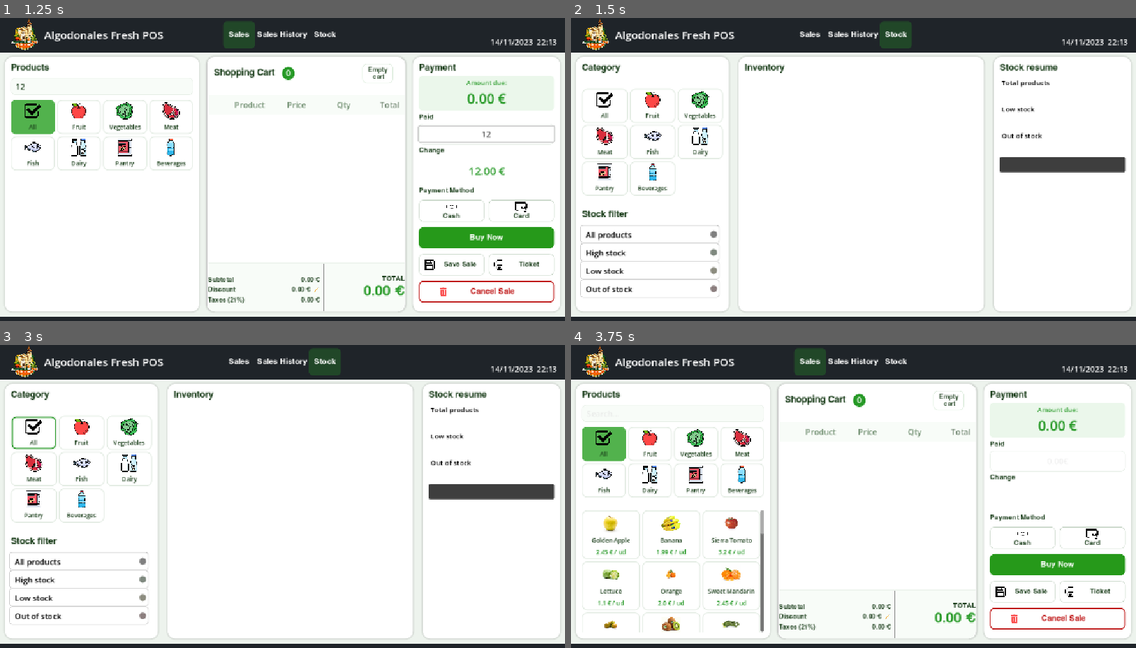
Above: before the commit, frames 1-4 (two rows, left to right).
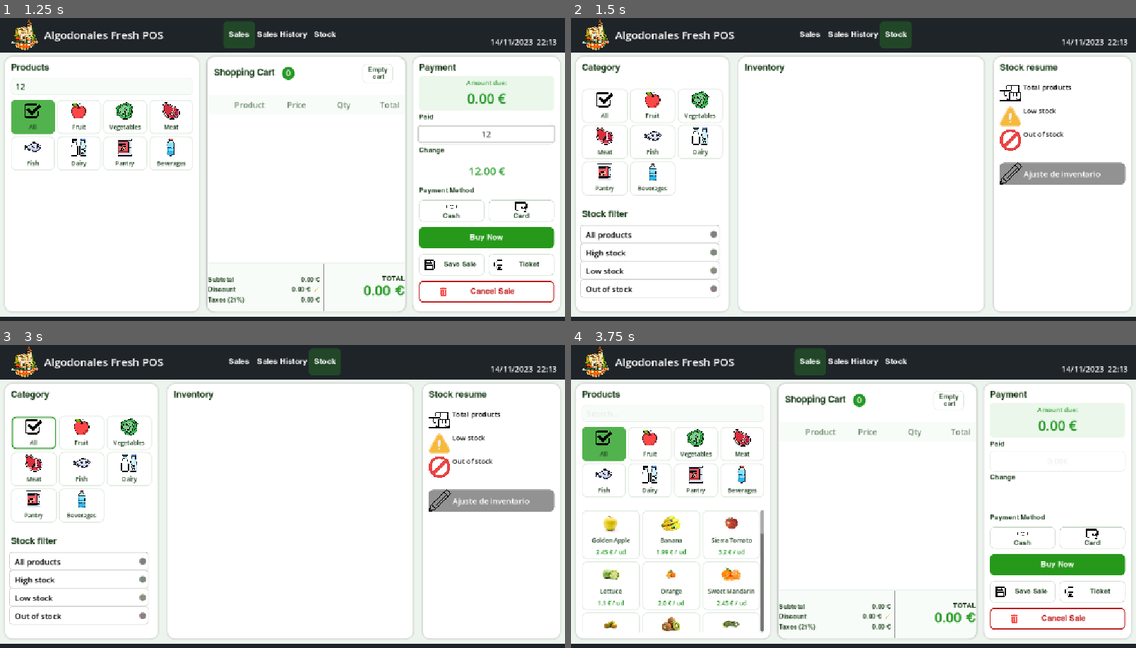
Above: after the commit, the same moments.

Repository: fersaezl/Algodonales-Fresh-POS
Game: Godot game, scene res://Scenes/MainPos.tscn
Two runs of this game, one before a commit and one after it. Both use one fixed random seed, a clock stepped at 60 frames per second and the inputs below. The project has no main scene, so this scene is started directly.
Inputs (mouse positions are in pixels of both pictures, inside the frame that each line leads up to):
- Up to frame 1 (1.25 s): click (101, 87) at 0.52 s; type "12" at 0.6 s; click (485, 133) at 0.75 s; type "12" at 0.83 s
- Up to frame 2 (1.5 s): click "Stock" at 1.25 s
- Up to frame 3 (3 s): click "Stock" at 2 s; click (33, 432) at 2.77 s
- Up to frame 4 (3.75 s): click "Sales" at 3.5 s

Frame 1 is identical in both runs. In frame 2, 2.7% of the frame differs, in the area x 75-99%, y 20-56%; in frame 3, 2.7%; in frame 4, nothing differs.

Commit message:
Improve stock scene

Diff:
--- /dev/null
+++ b/Scenes/Button/StockButton.tres
@@ -0,0 +1,9 @@
+[gd_resource type="StyleBoxFlat" format=3 uid="uid://dtqxvf8x7sno3"]
+
+[resource]
+bg_color = Color(0.5705783, 0.57057834, 0.57057834, 1)
+border_color = Color(0.14901961, 0.6, 0.14901961, 1)
+corner_radius_top_left = 10
+corner_radius_top_right = 10
+corner_radius_bottom_right = 10
+corner_radius_bottom_left = 10
--- a/Scenes/Stock.tscn
+++ b/Scenes/Stock.tscn
@@ -4,6 +4,11 @@
 [ext_resource type="Texture2D" uid="uid://ba5yhahsdga5a" path="res://Assets/Logo/Logo AF.png" id="2_qjxx2"]
 [ext_resource type="FontFile" uid="uid://qjmd2hn4xs13" path="res://Assets/Fonts/Helvetica-Bold.ttf" id="3_6fb2v"]
 [ext_resource type="StyleBox" uid="uid://ybnnvvndfs1f" path="res://Scenes/Button/new_style_box_flat.tres" id="4_cpvl2"]
+[ext_resource type="Texture2D" uid="uid://bo12t0nb087i3" path="res://Assets/Icons/paquete-o-empaquetar.png" id="5_qjxx2"]
+[ext_resource type="Texture2D" uid="uid://bs3iu6hu5fydx" path="res://Assets/Icons/advertencia.png" id="6_vooxp"]
+[ext_resource type="Texture2D" uid="uid://rq8v8306l7ur" path="res://Assets/Icons/prohibido.png" id="7_oxptv"]
+[ext_resource type="StyleBox" uid="uid://dtqxvf8x7sno3" path="res://Scenes/Button/StockButton.tres" id="8_oxptv"]
+[ext_resource type="Texture2D" uid="uid://cph2xkvlyxevy" path="res://Assets/Icons/lapiz.png" id="9_i2467"]
 
 [sub_resource type="StyleBoxFlat" id="StyleBoxFlat_cpvl2"]
 bg_color = Color(0.12156863, 0.14117648, 0.16078432, 1)
@@ -43,6 +48,18 @@
 corner_radius_bottom_left = 16
 shadow_color = Color(0, 0, 0, 0.11764706)
 shadow_size = 4
+
+[sub_resource type="StyleBoxFlat" id="StyleBoxFlat_i2467"]
+bg_color = Color(0.5686275, 0.5686275, 0.5686275, 1)
+border_width_left = 2
+border_width_top = 2
+border_width_right = 2
+border_width_bottom = 2
+border_color = Color(0.14901961, 0.6, 0.14901961, 1)
+corner_radius_top_left = 10
+corner_radius_top_right = 10
+corner_radius_bottom_right = 10
+corner_radius_bottom_left = 10
 
 [sub_resource type="StyleBoxFlat" id="StyleBoxFlat_p6x7q"]
 bg_color = Color(0.12156863, 0.14117648, 0.16078432, 1)
@@ -404,77 +421,108 @@
 theme_override_font_sizes/font_size = 18
 text = "Stock resume"
 
-[node name="TotalProducts" type="HBoxContainer" parent="MarginContainer/MainLayout/MarginContainer/Content/StockPanel/MarginContainer/VBoxContainer" unique_id=1996386804]
-layout_mode = 2
-
-[node name="TextureRect" type="TextureRect" parent="MarginContainer/MainLayout/MarginContainer/Content/StockPanel/MarginContainer/VBoxContainer/TotalProducts" unique_id=463416551]
-layout_mode = 2
-
-[node name="VBoxContainer" type="VBoxContainer" parent="MarginContainer/MainLayout/MarginContainer/Content/StockPanel/MarginContainer/VBoxContainer/TotalProducts" unique_id=88172406]
-layout_mode = 2
-size_flags_horizontal = 3
-
-[node name="Label" type="Label" parent="MarginContainer/MainLayout/MarginContainer/Content/StockPanel/MarginContainer/VBoxContainer/TotalProducts/VBoxContainer" unique_id=1941010985]
+[node name="MarginContainer" type="MarginContainer" parent="MarginContainer/MainLayout/MarginContainer/Content/StockPanel/MarginContainer/VBoxContainer" unique_id=785578975]
+layout_mode = 2
+theme_override_constants/margin_top = 9
+
+[node name="VBoxContainer" type="VBoxContainer" parent="MarginContainer/MainLayout/MarginContainer/Content/StockPanel/MarginContainer/VBoxContainer/MarginContainer" unique_id=2113957017]
+layout_mode = 2
+
+[node name="TotalProducts" type="HBoxContainer" parent="MarginContainer/MainLayout/MarginContainer/Content/StockPanel/MarginContainer/VBoxContainer/MarginContainer/VBoxContainer" unique_id=1996386804]
+layout_mode = 2
+
+[node name="TextureRect" type="TextureRect" parent="MarginContainer/MainLayout/MarginContainer/Content/StockPanel/MarginContainer/VBoxContainer/MarginContainer/VBoxContainer/TotalProducts" unique_id=463416551]
+texture_filter = 1
+layout_mode = 2
+texture = ExtResource("5_qjxx2")
+expand_mode = 2
+
+[node name="VBoxContainer" type="VBoxContainer" parent="MarginContainer/MainLayout/MarginContainer/Content/StockPanel/MarginContainer/VBoxContainer/MarginContainer/VBoxContainer/TotalProducts" unique_id=88172406]
+layout_mode = 2
+size_flags_horizontal = 3
+
+[node name="Label" type="Label" parent="MarginContainer/MainLayout/MarginContainer/Content/StockPanel/MarginContainer/VBoxContainer/MarginContainer/VBoxContainer/TotalProducts/VBoxContainer" unique_id=1941010985]
 layout_mode = 2
 theme_override_colors/font_color = Color(0, 0, 0, 1)
 theme_override_font_sizes/font_size = 14
 text = "Total products"
 
-[node name="Label2" type="Label" parent="MarginContainer/MainLayout/MarginContainer/Content/StockPanel/MarginContainer/VBoxContainer/TotalProducts/VBoxContainer" unique_id=756081669]
+[node name="Label2" type="Label" parent="MarginContainer/MainLayout/MarginContainer/Content/StockPanel/MarginContainer/VBoxContainer/MarginContainer/VBoxContainer/TotalProducts/VBoxContainer" unique_id=756081669]
 layout_mode = 2
 theme_override_colors/font_color = Color(0, 0, 0, 1)
 theme_override_font_sizes/font_size = 14
 
-[node name="LowStock" type="HBoxContainer" parent="MarginContainer/MainLayout/MarginContainer/Content/StockPanel/MarginContainer/VBoxContainer" unique_id=1637207359]
-layout_mode = 2
-
-[node name="TextureRect" type="TextureRect" parent="MarginContainer/MainLayout/MarginContainer/Content/StockPanel/MarginContainer/VBoxContainer/LowStock" unique_id=1448081921]
-layout_mode = 2
-
-[node name="VBoxContainer" type="VBoxContainer" parent="MarginContainer/MainLayout/MarginContainer/Content/StockPanel/MarginContainer/VBoxContainer/LowStock" unique_id=1681459387]
-layout_mode = 2
-size_flags_horizontal = 3
-
-[node name="Label" type="Label" parent="MarginContainer/MainLayout/MarginContainer/Content/StockPanel/MarginContainer/VBoxContainer/LowStock/VBoxContainer" unique_id=1761909594]
+[node name="LowStock" type="HBoxContainer" parent="MarginContainer/MainLayout/MarginContainer/Content/StockPanel/MarginContainer/VBoxContainer/MarginContainer/VBoxContainer" unique_id=1637207359]
+layout_mode = 2
+
+[node name="TextureRect" type="TextureRect" parent="MarginContainer/MainLayout/MarginContainer/Content/StockPanel/MarginContainer/VBoxContainer/MarginContainer/VBoxContainer/LowStock" unique_id=1448081921]
+texture_filter = 1
+layout_mode = 2
+texture = ExtResource("6_vooxp")
+expand_mode = 2
+
+[node name="VBoxContainer" type="VBoxContainer" parent="MarginContainer/MainLayout/MarginContainer/Content/StockPanel/MarginContainer/VBoxContainer/MarginContainer/VBoxContainer/LowStock" unique_id=1681459387]
+layout_mode = 2
+size_flags_horizontal = 3
+
+[node name="Label" type="Label" parent="MarginContainer/MainLayout/MarginContainer/Content/StockPanel/MarginContainer/VBoxContainer/MarginContainer/VBoxContainer/LowStock/VBoxContainer" unique_id=1761909594]
 layout_mode = 2
 theme_override_colors/font_color = Color(0, 0, 0, 1)
 theme_override_font_sizes/font_size = 14
 text = "Low stock"
 
-[node name="Label2" type="Label" parent="MarginContainer/MainLayout/MarginContainer/Content/StockPanel/MarginContainer/VBoxContainer/LowStock/VBoxContainer" unique_id=1055513625]
+[node name="Label2" type="Label" parent="MarginContainer/MainLayout/MarginContainer/Content/StockPanel/MarginContainer/VBoxContainer/MarginContainer/VBoxContainer/LowStock/VBoxContainer" unique_id=1055513625]
 layout_mode = 2
 theme_override_colors/font_color = Color(0, 0, 0, 1)
 theme_override_font_sizes/font_size = 14
 
-[node name="NoStock" type="HBoxContainer" parent="MarginContainer/MainLayout/MarginContainer/Content/StockPanel/MarginContainer/VBoxContainer" unique_id=521072556]
-layout_mode = 2
-
-[node name="TextureRect" type="TextureRect" parent="MarginContainer/MainLayout/MarginContainer/Content/StockPanel/MarginContainer/VBoxContainer/NoStock" unique_id=1299665732]
-layout_mode = 2
-
-[node name="VBoxContainer" type="VBoxContainer" parent="MarginContainer/MainLayout/MarginContainer/Content/StockPanel/MarginContainer/VBoxContainer/NoStock" unique_id=539543339]
-layout_mode = 2
-size_flags_horizontal = 3
-
-[node name="Label" type="Label" parent="MarginContainer/MainLayout/MarginContainer/Content/StockPanel/MarginContainer/VBoxContainer/NoStock/VBoxContainer" unique_id=851963850]
+[node name="NoStock" type="HBoxContainer" parent="MarginContainer/MainLayout/MarginContainer/Content/StockPanel/MarginContainer/VBoxContainer/MarginContainer/VBoxContainer" unique_id=521072556]
+layout_mode = 2
+
+[node name="TextureRect" type="TextureRect" parent="MarginContainer/MainLayout/MarginContainer/Content/StockPanel/MarginContainer/VBoxContainer/MarginContainer/VBoxContainer/NoStock" unique_id=1299665732]
+layout_mode = 2
+texture = ExtResource("7_oxptv")
+expand_mode = 2
+
+[node name="VBoxContainer" type="VBoxContainer" parent="MarginContainer/MainLayout/MarginContainer/Content/StockPanel/MarginContainer/VBoxContainer/MarginContainer/VBoxContainer/NoStock" unique_id=539543339]
+layout_mode = 2
+size_flags_horizontal = 3
+
+[node name="Label" type="Label" parent="MarginContainer/MainLayout/MarginContainer/Content/StockPanel/MarginContainer/VBoxContainer/MarginContainer/VBoxContainer/NoStock/VBoxContainer" unique_id=851963850]
 layout_mode = 2
 theme_override_colors/font_color = Color(0, 0, 0, 1)
 theme_override_font_sizes/font_size = 14
 text = "Out of stock"
 
-[node name="Label2" type="Label" parent="MarginContainer/MainLayout/MarginContainer/Content/StockPanel/MarginContainer/VBoxContainer/NoStock/VBoxContainer" unique_id=698991970]
+[node name="Label2" type="Label" parent="MarginContainer/MainLayout/MarginContainer/Content/StockPanel/MarginContainer/VBoxContainer/MarginContainer/VBoxContainer/NoStock/VBoxContainer" unique_id=698991970]
 layout_mode = 2
 theme_override_colors/font_color = Color(0, 0, 0, 1)
 theme_override_font_sizes/font_size = 14
 
-[node name="PanelContainer" type="PanelContainer" parent="MarginContainer/MainLayout/MarginContainer/Content/StockPanel/MarginContainer/VBoxContainer" unique_id=454143004]
-custom_minimum_size = Vector2(0, 30)
-layout_mode = 2
-
-[node name="Button" type="Button" parent="MarginContainer/MainLayout/MarginContainer/Content/StockPanel/MarginContainer/VBoxContainer/PanelContainer" unique_id=980972666]
-layout_mode = 2
-
-[node name="HBoxContainer" type="HBoxContainer" parent="MarginContainer/MainLayout/MarginContainer/Content/StockPanel/MarginContainer/VBoxContainer/PanelContainer/Button" unique_id=872875384]
+[node name="MarginContainer" type="MarginContainer" parent="MarginContainer/MainLayout/MarginContainer/Content/StockPanel/MarginContainer/VBoxContainer/MarginContainer/VBoxContainer" unique_id=986291666]
+layout_mode = 2
+theme_override_constants/margin_top = 20
+
+[node name="PanelContainer" type="PanelContainer" parent="MarginContainer/MainLayout/MarginContainer/Content/StockPanel/MarginContainer/VBoxContainer/MarginContainer/VBoxContainer/MarginContainer" unique_id=454143004]
+custom_minimum_size = Vector2(0, 45)
+layout_mode = 2
+theme_override_styles/panel = ExtResource("8_oxptv")
+
+[node name="Button" type="Button" parent="MarginContainer/MainLayout/MarginContainer/Content/StockPanel/MarginContainer/VBoxContainer/MarginContainer/VBoxContainer/MarginContainer/PanelContainer" unique_id=980972666]
+layout_mode = 2
+theme_override_styles/normal = ExtResource("8_oxptv")
+theme_override_styles/normal_mirrored = ExtResource("8_oxptv")
+theme_override_styles/pressed = ExtResource("8_oxptv")
+theme_override_styles/pressed_mirrored = ExtResource("8_oxptv")
+theme_override_styles/hover = SubResource("StyleBoxFlat_i2467")
+theme_override_styles/hover_mirrored = ExtResource("8_oxptv")
+theme_override_styles/hover_pressed = ExtResource("8_oxptv")
+theme_override_styles/hover_pressed_mirrored = ExtResource("8_oxptv")
+theme_override_styles/disabled = ExtResource("8_oxptv")
+theme_override_styles/disabled_mirrored = ExtResource("8_oxptv")
+theme_override_styles/focus = ExtResource("8_oxptv")
+
+[node name="HBoxContainer" type="HBoxContainer" parent="MarginContainer/MainLayout/MarginContainer/Content/StockPanel/MarginContainer/VBoxContainer/MarginContainer/VBoxContainer/MarginContainer/PanelContainer/Button" unique_id=872875384]
 layout_mode = 1
 anchors_preset = 15
 anchor_right = 1.0
@@ -482,11 +530,14 @@
 grow_horizontal = 2
 grow_vertical = 2
 
-[node name="TextureRect" type="TextureRect" parent="MarginContainer/MainLayout/MarginContainer/Content/StockPanel/MarginContainer/VBoxContainer/PanelContainer/Button/HBoxContainer" unique_id=2074955142]
-layout_mode = 2
-
-[node name="Label" type="Label" parent="MarginContainer/MainLayout/MarginContainer/Content/StockPanel/MarginContainer/VBoxContainer/PanelContainer/Button/HBoxContainer" unique_id=2121522791]
-layout_mode = 2
+[node name="TextureRect" type="TextureRect" parent="MarginContainer/MainLayout/MarginContainer/Content/StockPanel/MarginContainer/VBoxContainer/MarginContainer/VBoxContainer/MarginContainer/PanelContainer/Button/HBoxContainer" unique_id=2074955142]
+layout_mode = 2
+texture = ExtResource("9_i2467")
+expand_mode = 2
+
+[node name="Label" type="Label" parent="MarginContainer/MainLayout/MarginContainer/Content/StockPanel/MarginContainer/VBoxContainer/MarginContainer/VBoxContainer/MarginContainer/PanelContainer/Button/HBoxContainer" unique_id=2121522791]
+layout_mode = 2
+text = "Ajuste de inventario"
 
 [node name="PanelContainer" type="PanelContainer" parent="MarginContainer/MainLayout" unique_id=1516869984]
 custom_minimum_size = Vector2(0, 40)
Binary file added: Assets/Icons/advertencia.png
Not shown, added: Assets/Icons/advertencia.png.import
Binary file added: Assets/Icons/euro.png
Not shown, added: Assets/Icons/euro.png.import
Binary file added: Assets/Icons/lapiz.png
Not shown, added: Assets/Icons/lapiz.png.import
Binary file added: Assets/Icons/paquete-o-empaquetar.png
Not shown, added: Assets/Icons/paquete-o-empaquetar.png.import
Binary file added: Assets/Icons/prohibido.png
Not shown, added: Assets/Icons/prohibido.png.import
